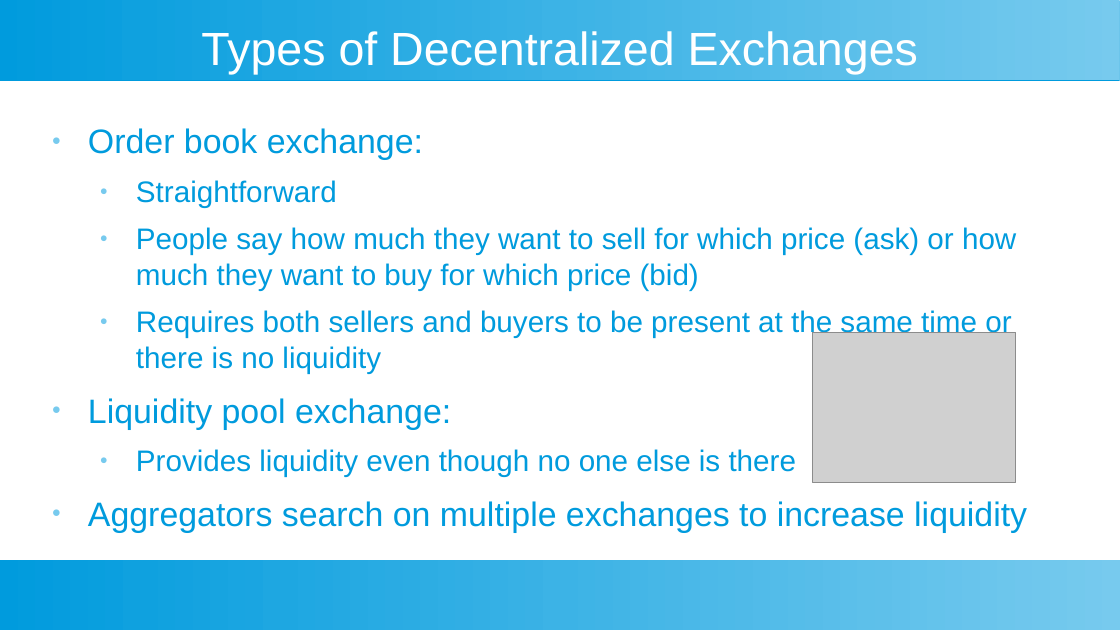
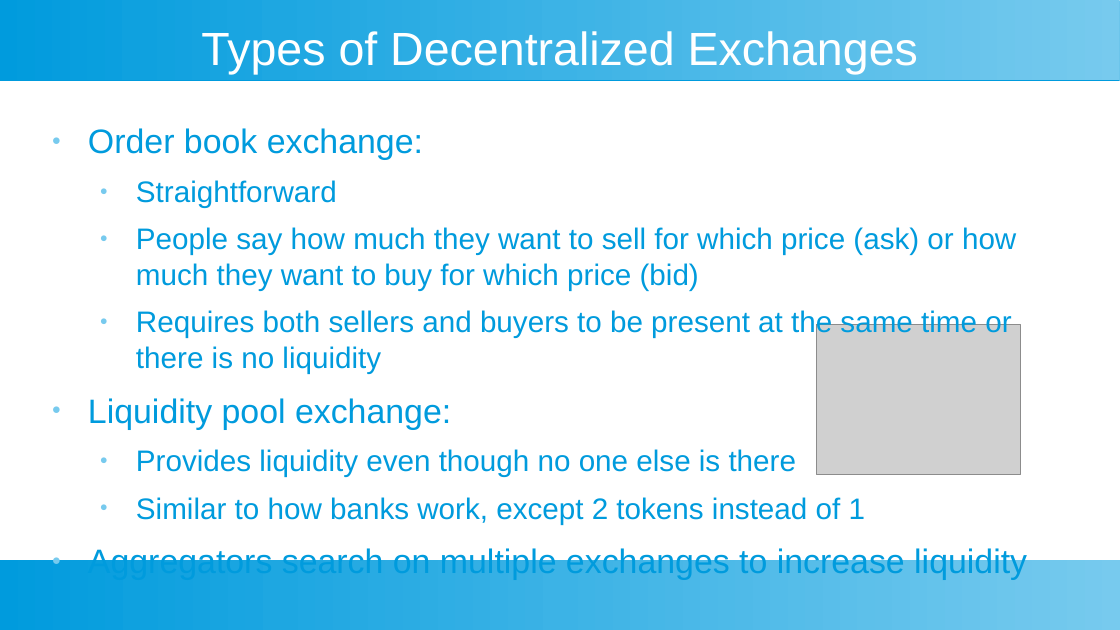
Before and after one commit to toongeorges/cryptoshares, a slide deck: slide 15 of design.odp. Drawn at 1120x630 pixels with LibreOffice and Linux fonts; fonts in the diff are those of the drawing; grey boxes stand for pictures. Boxes give left, top, right and bottom in pixels: in the first picture for what was removed or moved away, otherwise in the second. Text is boxed around its words. In the diff, an @@ line names an element or a change of style, - is before the commit and + after.

Commit message:
some small changes, add some pictures

```diff
--- a/design.odp
+++ b/design.odp
@@ picture: place and size @@
-picture at (813,332,1016,483)
+picture at (817,324,1020,475)
@@ text at (136,497,865,524): paragraph added @@
+  ● Similar to how banks work, except 2 tokens instead of 1
```
Also in this commit, not shown: 4 other slides changed.
